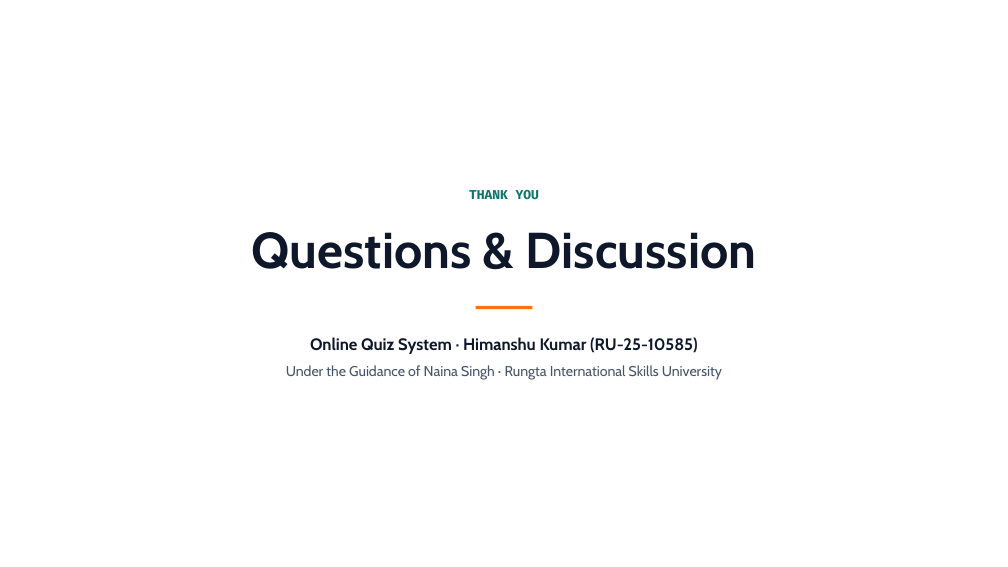
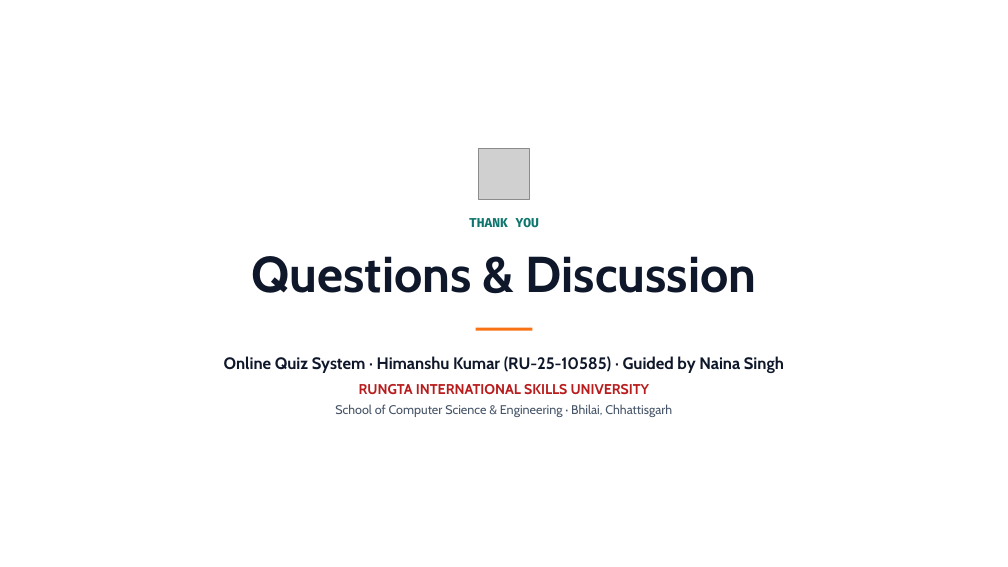
Before and after one commit to Himanshu24112004/Online-Quiz-System, a slide deck: slide 12 of Online Quiz System - White Interface Presentation.pptx. Drawn at 1008x567 pixels with LibreOffice and Linux fonts; fonts in the diff are those of the drawing; grey boxes stand for pictures. Boxes give left, top, right and bottom in pixels: in the first picture for what was removed or moved away, otherwise in the second. Text is boxed around its words. In the diff, an @@ line names an element or a change of style, - is before the commit and + after.

```diff
--- a/Online Quiz System - White Interface Presentation.pptx
+++ b/Online Quiz System - White Interface Presentation.pptx
@@ picture added at (479,149,529,200) @@
@@ text "THANK YOU": place and size @@
-text "THANK YOU" at (469,190,539,200)
+text "THANK YOU" at (469,218,539,228)
@@ text "Questions & Discussion": place and size @@
-text "Questions & Discussion" at (252,232,757,269)
+text "Questions & Discussion" at (252,256,757,293)
@@ rectangle: place and size @@
-rectangle at (476,306,532,309)
+rectangle at (476,327,532,330)
@@ text at (224,356,784,373): text changed @@
-Online Quiz System · Himanshu Kumar (RU-25-10585)
+Online Quiz System · Himanshu Kumar (RU-25-10585) · Guided by Naina Singh
@@ text at (359,384,650,394): text changed; text colour #475569 to #B91C1C; bold on @@
-Under the Guidance of Naina Singh · Rungta International Skills University
+RUNGTA INTERNATIONAL SKILLS UNIVERSITY
@@ text added at (335,404,672,417), 12 pt, text #475569 @@
+School of Computer Science & Engineering · Bhilai, Chhattisgarh
```
Also in this commit, not shown: 2 other slides changed.
